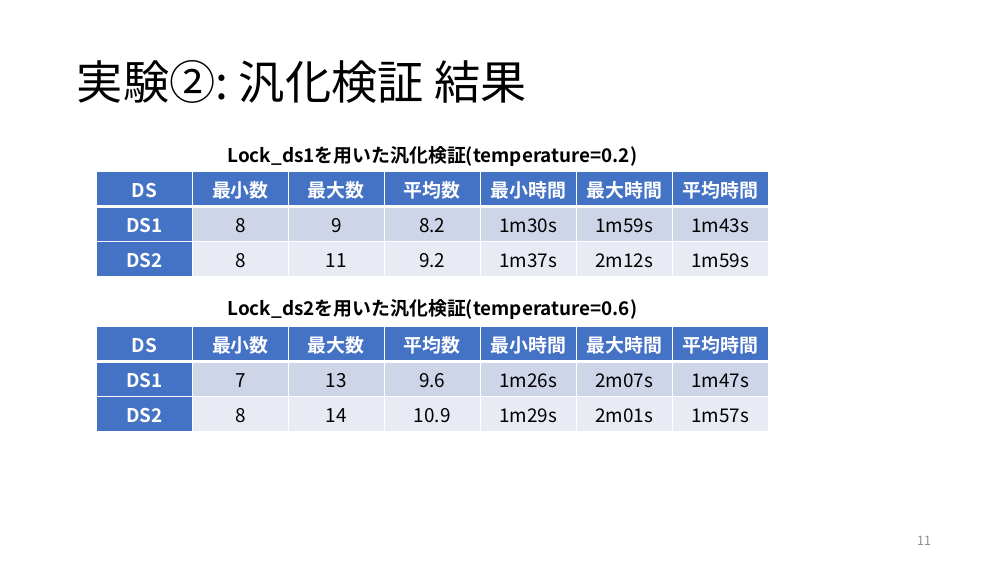
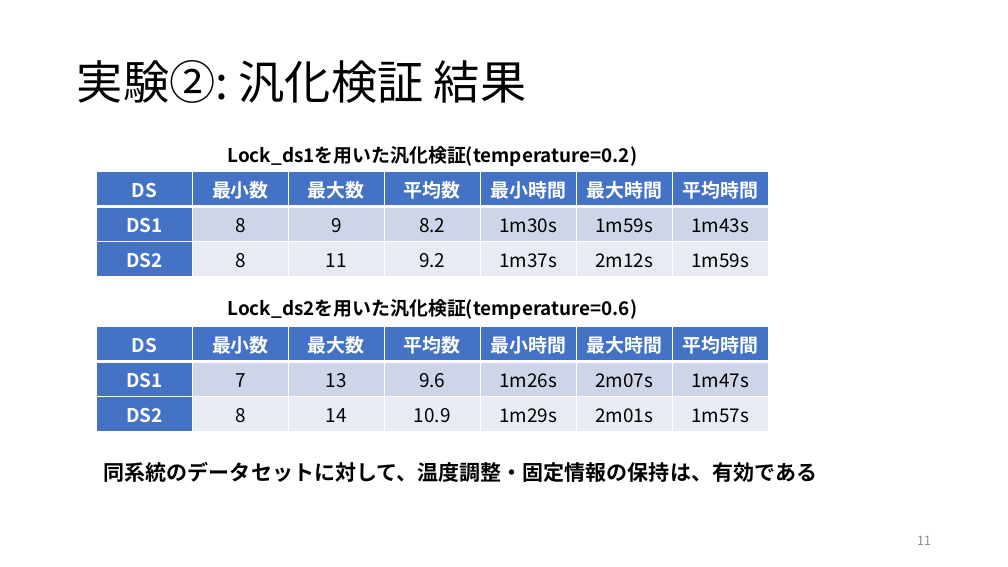
Before and after one commit to RyutoIida/edu, a slide deck: slide 11 of paper/卒論.pptx. Drawn at 1008x567 pixels with LibreOffice and Linux fonts; fonts in the diff are those of the drawing. Boxes give left, top, right and bottom in pixels: in the first picture for what was removed or moved away, otherwise in the second. Text is boxed around its words. In the diff, an @@ line names an element or a change of style, - is before the commit and + after.

```diff
--- a/paper/卒論.pptx
+++ b/paper/卒論.pptx
@@ text added at [104, 462, 817, 482], 20 pt, text #000000, bold @@
+同系統のデータセットに対して、温度調整・固定情報の保持は、有効である
```
Also in this commit, not shown: 5 other slides changed.
